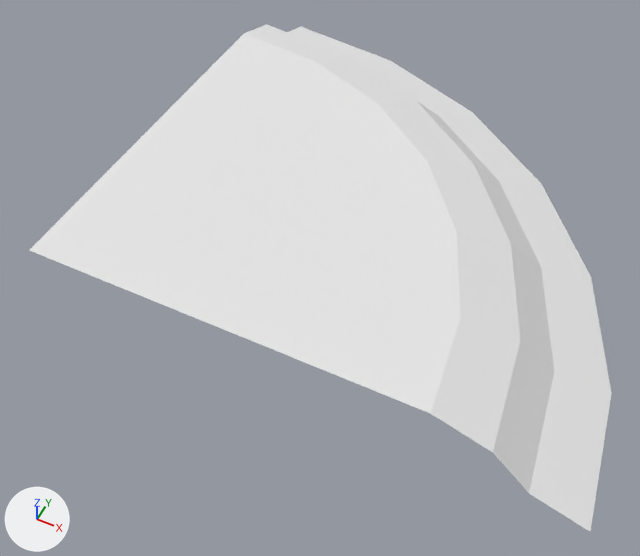
Before and after pictures for a commit that changed the OBJ model Assets/MapEditor/modular_terrain_collection/Hilly_Terrain_Path_Corner_Inner_2x2.obj.
Before and after are seen from a 50 mm lens placed at (0.864, -1.567, 1.843), pointed at (0.099, -0.037, -0.069). Arrows for +X, +Y and +Z are at lower left; the lights stay in place. Where no turn or scale is listed for an object, it has been applied to the vertices.
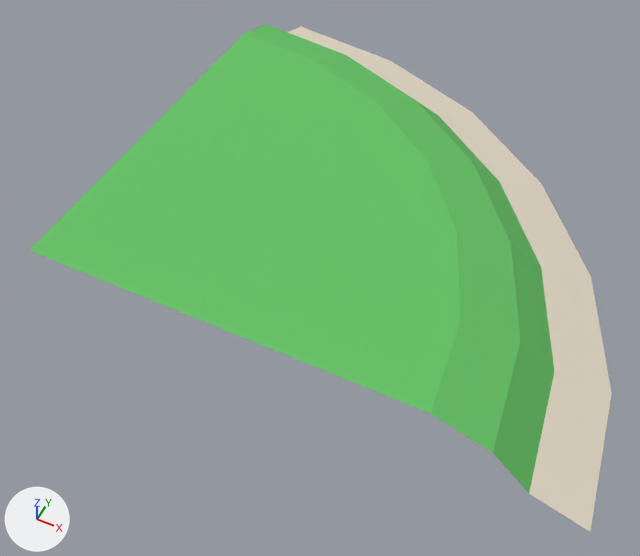
Where the change shows, as pixel boxes (x1, y1, x2, y2) in the pictures (640 x 556 px):
'object1', recoloured (white to green): (29, 24, 612, 531) in both

Patch to the scene script:
```diff
--- a/Assets/MapEditor/modular_terrain_collection/Hilly_Terrain_Path_Corner_Inner_2x2.obj.py
+++ b/Assets/MapEditor/modular_terrain_collection/Hilly_Terrain_Path_Corner_Inner_2x2.obj.py
@@ mat_grass @@
 mat_grass = principled_material('Grass')
-mat_grass.base_color = (0.8, 0.8, 0.8)  # white #e7e7e7
+mat_grass.base_color = (0.133, 0.545, 0.133)  # green #66c366
 mat_grass.roughness = 1.0
@@ mat_dirt @@
 mat_dirt = principled_material('Dirt')
-mat_dirt.base_color = (0.8, 0.8, 0.8)  # white #e7e7e7
+mat_dirt.base_color = (0.769, 0.686, 0.561)  # light grey #e3d8c5
 mat_dirt.roughness = 1.0
```
